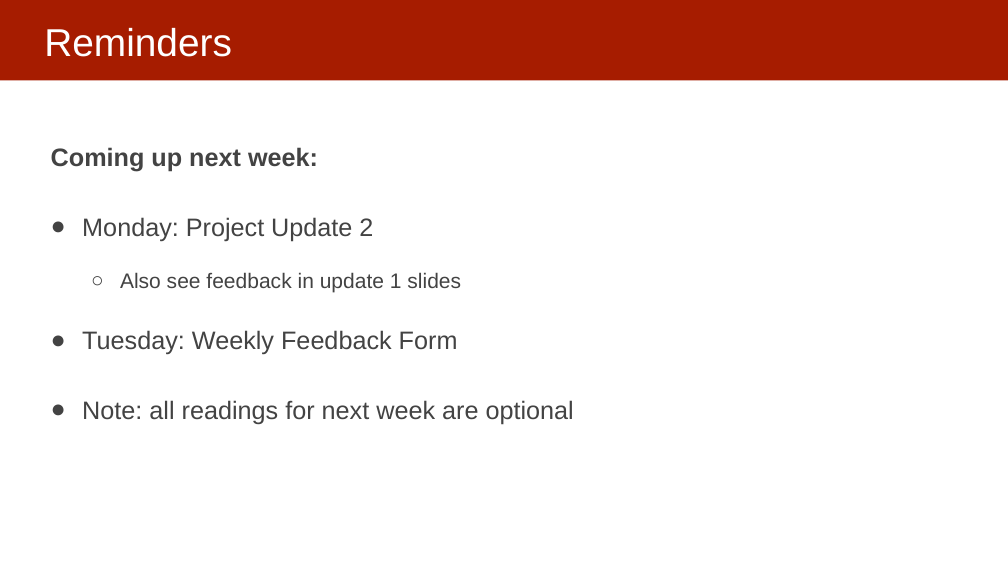
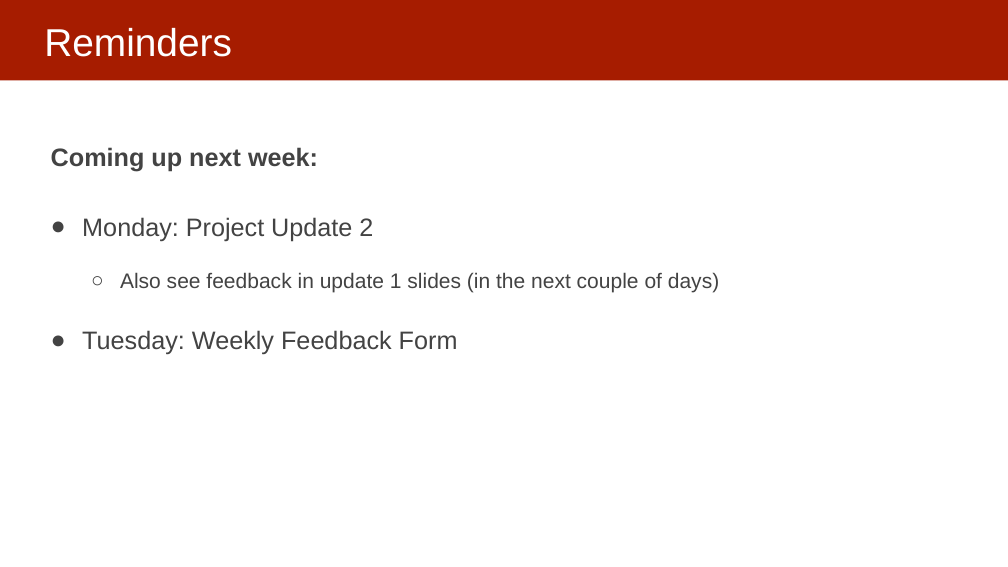
Before and after one commit to dssg/MLinPractice, a slide deck: slide 2 of Lectures/Lecture5-ModelSelection.pptx. Drawn at 1008x567 pixels with LibreOffice and Linux fonts; fonts in the diff are those of the drawing. Boxes give left, top, right and bottom in pixels: in the first picture for what was removed or moved away, otherwise in the second. Text is boxed around its words. In the diff, an @@ line names an element or a change of style, - is before the commit and + after.

Commit message:
updated

```diff
--- a/Lectures/Lecture5-ModelSelection.pptx
+++ b/Lectures/Lecture5-ModelSelection.pptx
@@ text at (120, 272, 719, 292): text changed @@
-  ○ Also see feedback in update 1 slides
+  ○ Also see feedback in update 1 slides (in the next couple of days)
@@ text at (82, 400, 574, 424): paragraph removed @@
-● Note: all readings for next week are optional
```
Also in this commit, not shown: 2 other slides changed.
